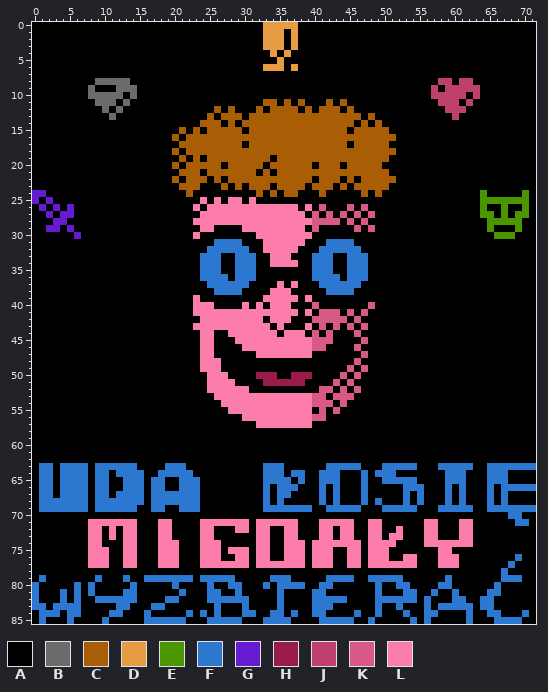
Sprite sheet: Assets/Art/Intermission/final_screen.png. That is the earlier state.
The file is 144x172 pixels, drawn in blocks of 2x2; one block is one cell here.
Palette (. is transparent): A #000000  B #6b6b6b  C #a95e06  D #e79c43  E #4b9600  F #2c77cf  G #661bd1  H #9a1b49  J #bf3f6d  K #d85886  L #fc7dab
Now the later version:
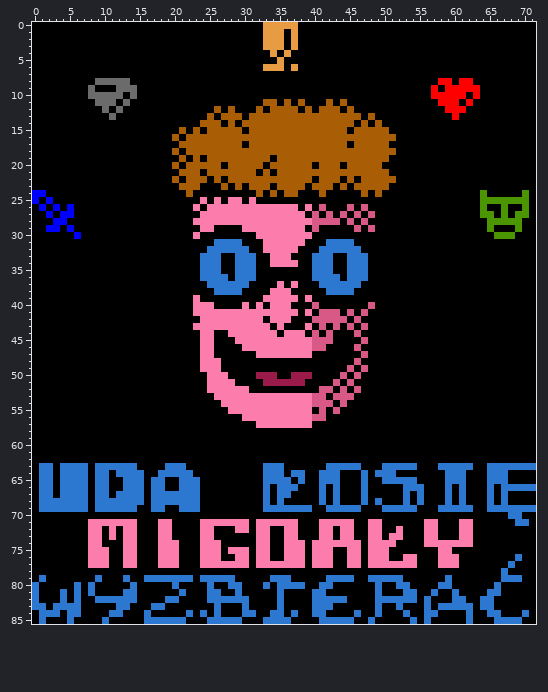
Commit: Color corrections for the final screen
Edits made:
colour G: #661bd1 -> #0000ff
colour J: #bf3f6d -> #ff0000
Pixel boxes of the changes (left, top, right, bottom) in both pictures:
changed: (431, 78, 480, 120)
changed: (32, 190, 81, 239)
